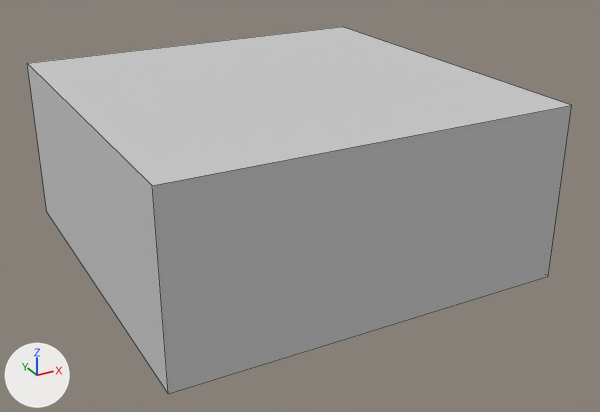
One commit to the FBX model Assets/02_ASSETS/Models/Counter_Model.FBX: the scene before it, then after it.
One viewpoint serves both versions: a 50 mm lens placed at (-0.924, -1.805, 0.992), pointed at (0.03, -0.071, 0.125). The axes (+X, +Y, +Z) are drawn at lower left. The lights are the same throughout. Mesh edges are drawn as thin lines.

The first picture shows 'Counter_Model'.
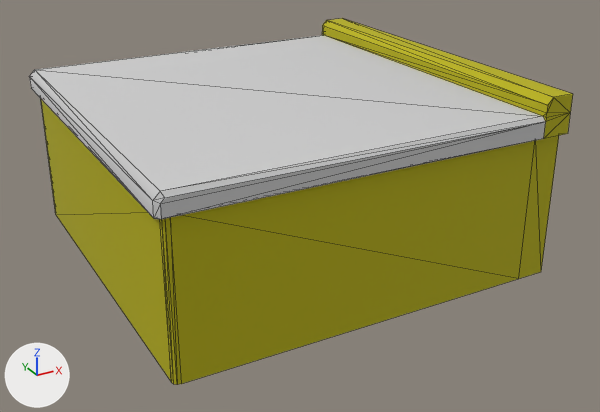
Location of each change, (x1, y1, x2, y2) in pixels of the pictures (600 x 412 px):
'Counter_Model', reshaped, turned: before (27, 27, 572, 394); after (29, 18, 573, 385)

What the commit changed:
Material 'CounterCouleurSecondaire_Material' (mat_countercouleursecondaire_material) is new.
Its base color is (0.475, 0.435, 0.0) (yellow #b7b000).
Its roughness is 0.859.
me_mesh is used by ob_counter_model.
me_mesh had 8 vertices, 6 faces and spanned x -50.0..50.0, y -50.0..50.0, z 0.0..44.1.
me_mesh now has 64 vertices, 94 faces and spans x -50.0..49.9, y 0.0..46.8, z -49.9..50.0.
me_mesh part 1: the whole mesh is rebuilt.
me_mesh now uses material mat_countercouleursecondaire_material (yellow #b7b000).
Object 'Counter_Model' (ob_counter_model) turns from (0, 0, 0) to (90, 0, 0) degrees about x, y and z.
